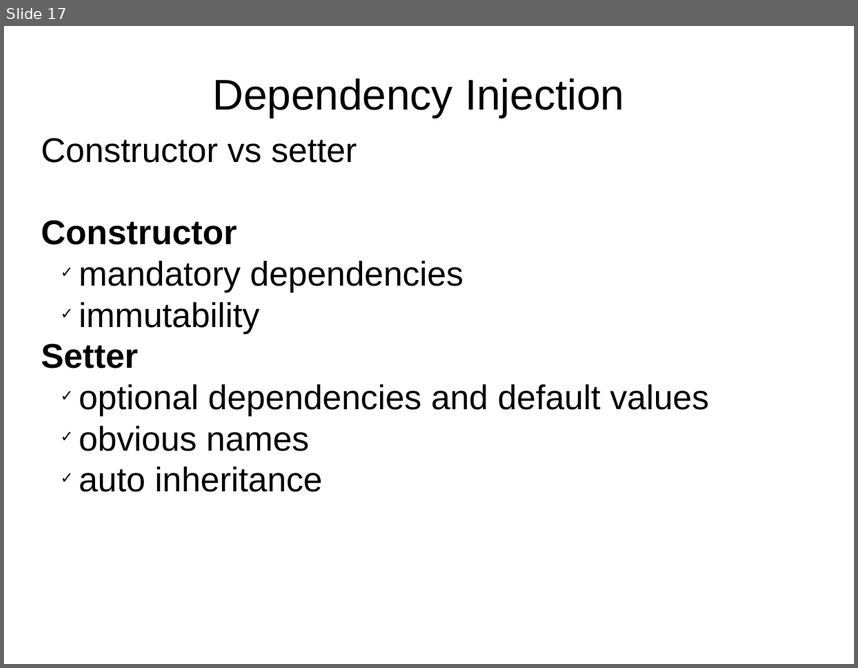
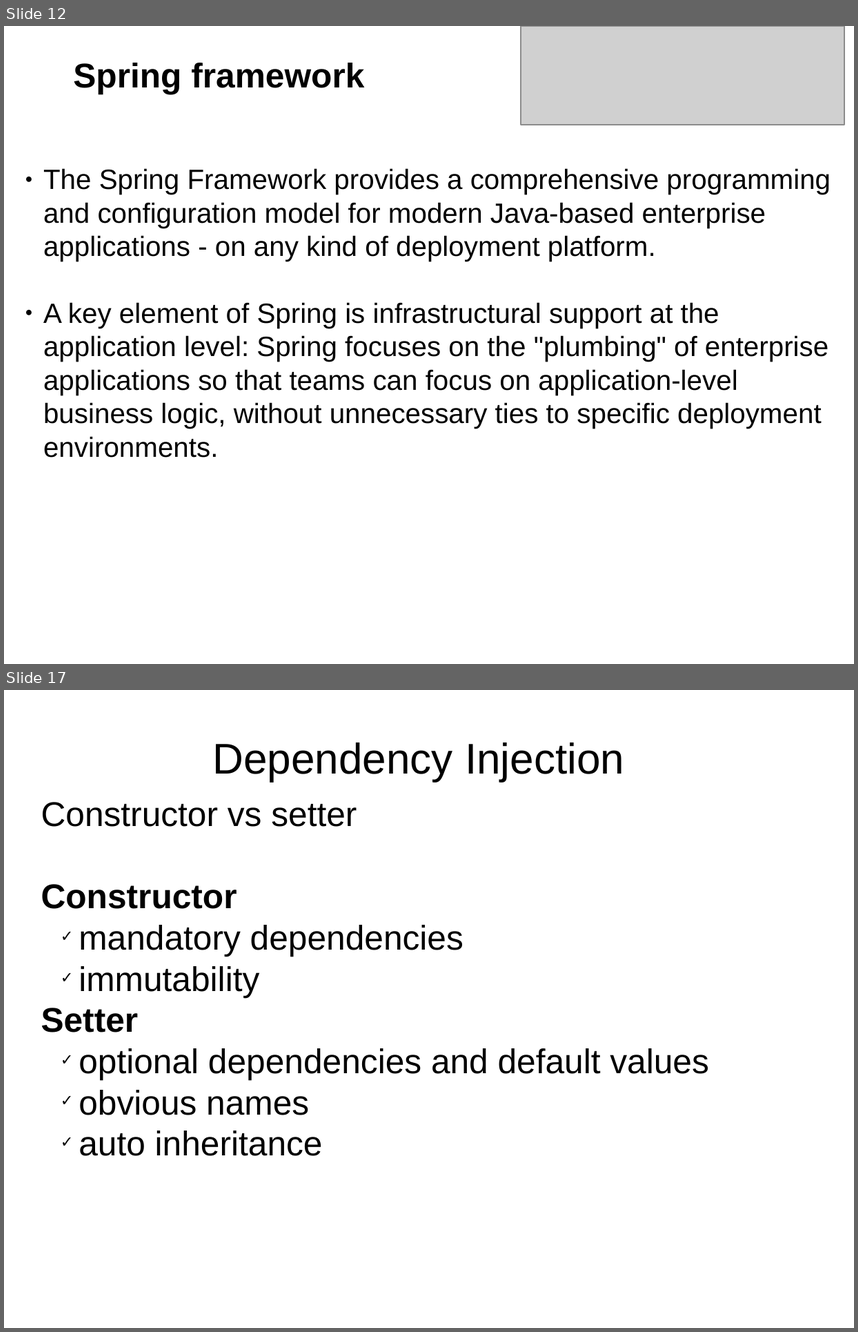
Before and after one commit to delia-popescu/spring-core, a slide deck: src/main/resources/spring_core.odp. Shown one above the other, each under a label of ours: slide 17 before the commit, slides 12 and 17 after it; the slides between them are not shown. The pictures are 858x668 and 858x1332 pixels, drawn with LibreOffice and Linux fonts; fonts in the diff are those of the drawing; grey boxes stand for pictures. Boxes give left, top, right and bottom in pixels: in the first picture for what was removed or moved away, otherwise in the second. Text is boxed around its words. In the diff, an @@ line names an element or a change of style, - is before the commit and + after.

```diff
--- a/src/main/resources/spring_core.odp
+++ b/src/main/resources/spring_core.odp
@@ slide 12 added at <box>4,26,854,664</box>, background #FFFFFF @@
@@ picture added at <box>521,26,845,125</box> @@
@@ text added at <box>73,63,364,94</box>, 32 pt, text #000000, bold @@
+Spring framework
@@ text added at <box>43,168,831,457</box>, 26 pt, text #000000 @@
+● The Spring Framework provides a comprehensive programming and configuration model for modern Java-based enterprise applications - on any kind of deployment platform.
+● A key element of Spring is infrastructural support at the application level: Spring focuses on the "plumbing" of enterprise applications so that teams can focus on application-level business logic, without unnecessary ties to specific deployment environments.
```
Also in this commit, not shown: 24 slides changed, 33 other slides added, 14 slides removed.
